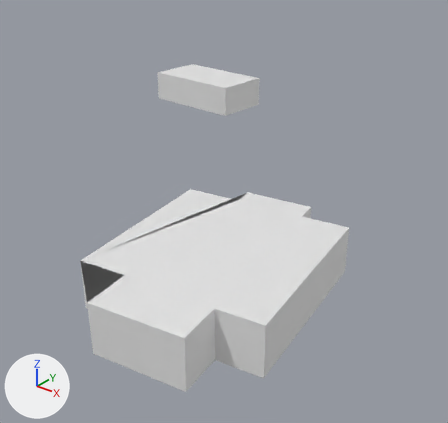
The glTF model output/glb/tile_192.glb: old version first, new version second.
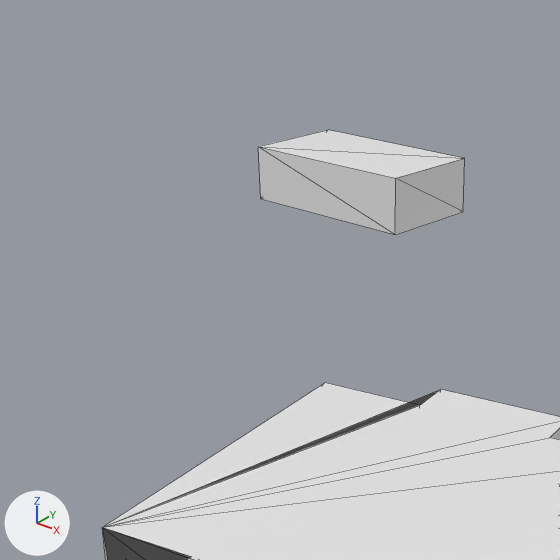
Each version is shown whole from a 50 mm lens placed at (47.7, -107.8, 65.5), pointed at (-46.4, 9.8, -7.5), then close up on the part from 7% to 68% of the width and 0% to 65% of the height. Arrows for +X, +Y and +Z are at lower left; the lights stay in place. The last two pictures show the newer version. The close-ups show mesh edges as thin lines.
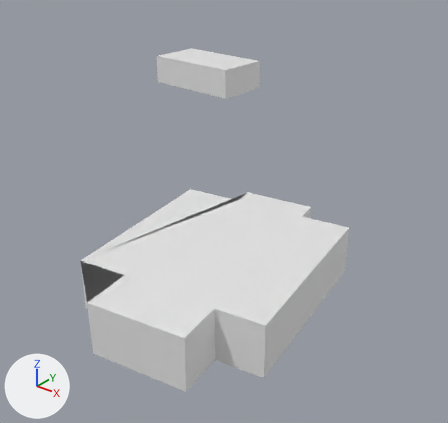
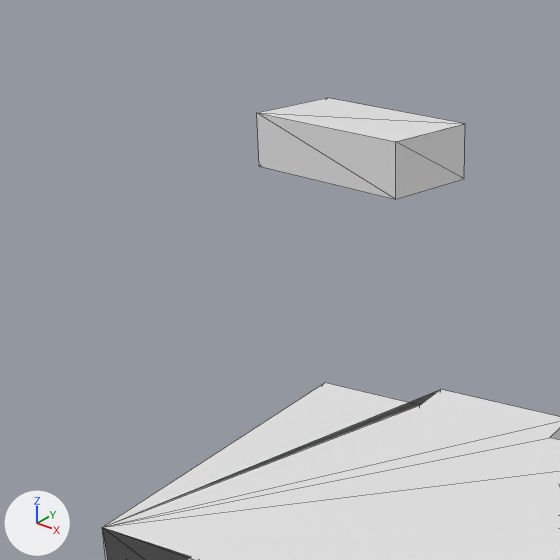
The newer file is also turned or shifted as a whole; pictures and numbers use the older file's frame.

Patch to the scene script:
```diff
--- a/output/glb/tile_192.glb.py
+++ b/output/glb/tile_192.glb.py
@@ me_mesh_0 @@
 # used by ob_mesh_0; location = (0.0, 0.0, 0.0)
-me_mesh_0.from_pydata(...)  # 32 vertices, 44 faces; spans x -119.4..5.2, y -57.4..79.4, z 0.0..10.0
+me_mesh_0.from_pydata(...)  # 32 vertices, 44 faces; spans x -119.4..5.2, y -57.4..79.4, z 0.0..16.3
+# me_mesh_0 part 1: the loose piece of 8 vertices spanning x -119.4..-83.8, y 58.7..79.4, z 0.0..10.0 is moved by (0.0, 0.0, 6.3)
```

Where the change shows, as pixel boxes (x1, y1, x2, y2) in the close-ups (560 x 560 px; the box of a moved part takes in the faces that stretch with it):
'Mesh_0', reshaped: before (102, 130, 560, 560); after (102, 98, 560, 560)
part 1 of me_mesh_0, moved or reshaped: before (258, 130, 465, 235); after (257, 98, 465, 199)
